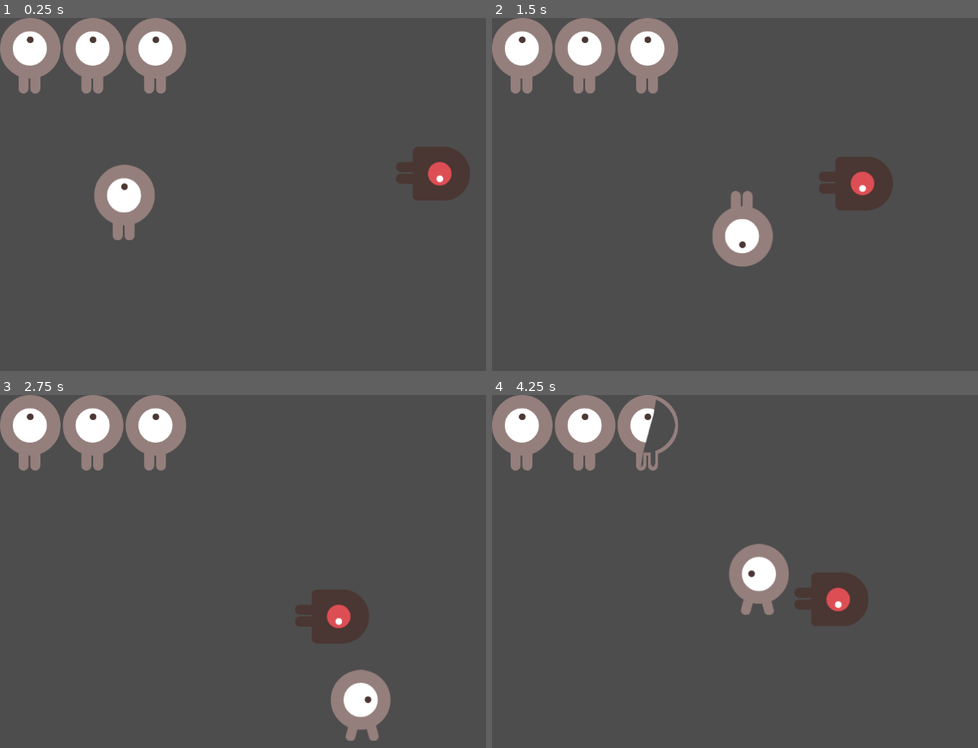
Above: before the commit, frames 1-4 (two rows, left to right).
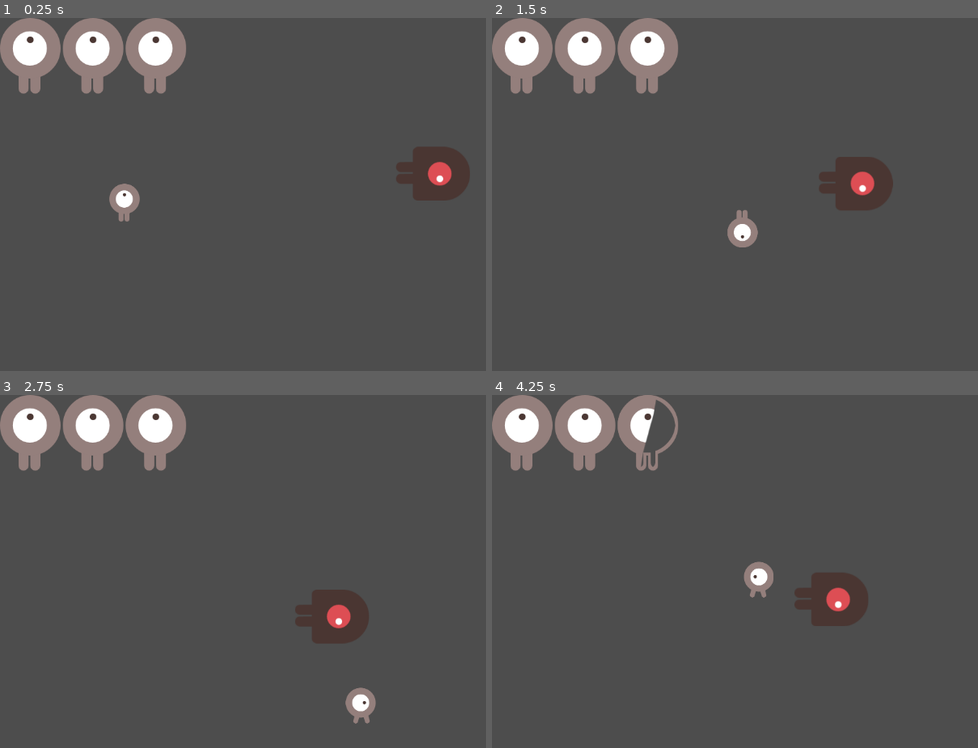
Above: after the commit, the same moments.

Repository: miyo6032/ProjectGodotWild63
Game: Godot game, scene res://prototype/scenes/main_prototype.tscn
Same seed, same stepped clock (60 frames per second), same inputs: the game is played once before the commit and once after it.
Inputs:
- Up to frame 1 (0.25 s): no input
- Up to frame 2 (1.5 s): tap Enter at 0.5 s; hold D (move_right) 0.53-1.28 s; tap Tab at 0.6, 1.35 s; hold S (move_down) from 1.28 s (still down)
- Up to frame 3 (2.75 s): release S (move_down) at 2.03 s; hold D (move_right) from 2.03 s (still down); tap Tab at 2.1 s
- Up to frame 4 (4.25 s): release D (move_right) at 2.78 s; hold W (move_up) 2.78-3.53 s; tap Tab at 2.85, 3.6 s; hold A (move_left) from 3.53 s (still down)

The runs differ from the first frame. In frame 1, 1.7% of the frame differs, in the area x 19-32%, y 41-63%; in frame 2, 1.7%; in frame 3, 1.7%; in frame 4, 1.7%.

Commit message:
new player and some more prototype art

Diff:
--- a/prototype/scenes/main_prototype.tscn
+++ b/prototype/scenes/main_prototype.tscn
@@ -15,6 +15,7 @@
 
 [node name="PrototypePlayer" parent="." instance=ExtResource("1_g5se6")]
 position = Vector2(222, 330)
+scale = Vector2(0.5, 0.5)
 
 [node name="PrototypeMob" parent="." node_paths=PackedStringArray("target") instance=ExtResource("3_gek6n")]
 position = Vector2(797, 276)
--- /dev/null
+++ b/scenes/Player.gd
@@ -0,0 +1,75 @@
+extends CharacterBody2D
+
+class_name Player
+
+signal on_end_invulnerability
+signal update_health(health, max_health)
+
+const STOP_LAG = 8.0
+const MOVE_LAG = 16.0
+const WALK_SPEED = 300.0
+
+@onready var damageable: Damageable = $Damageable
+@onready var animation_player: AnimationPlayer = $AnimationPlayer
+
+var movement_enabled = true
+var last_direction = Vector2.RIGHT
+
+func _process(_delta):
+    if not movement_enabled:
+        return
+
+    var direction = Input.get_vector("move_left", "move_right", "move_up", "move_down")
+
+    if direction.length() > 0:
+        $AnimatedSprite2D.animation = "walk"
+        $AnimatedSprite2D.play()
+        last_direction = direction
+    else:
+        $AnimatedSprite2D.stop()
+        $AnimatedSprite2D.animation = "idle"
+
+    if direction.x != 0:
+        $AnimatedSprite2D.flip_v = false
+        $AnimatedSprite2D.flip_h = direction.x < 0
+    # elif direction.y != 0:
+        # $AnimatedSprite2D.flip_v = direction.y > 0
+
+func _physics_process(delta):
+    var speed = WALK_SPEED
+
+    var direction = Input.get_vector("move_left", "move_right", "move_up", "move_down")
+    if movement_enabled and direction != Vector2.ZERO:
+        velocity = lerp(velocity, direction * speed, delta * MOVE_LAG)
+    else:
+        velocity = lerp(velocity, Vector2.ZERO, delta * STOP_LAG)
+
+    move_and_slide()
+
+@export var max_health = 6
+@export var health = 6
+
+func _ready():
+    update_health.emit(health, max_health)
+    GameConsole.console_opened.connect(disable_movement)
+    GameConsole.console_closed.connect(enable_movement)
+
+func disable_movement():
+    movement_enabled = false
+
+func enable_movement():
+    movement_enabled = true
+
+func _on_enemy_collision_detection_on_damage(damage_info):
+    print("player damaged" + str(damage_info))
+    damageable.invulnerable = true
+    animation_player.stop()
+    animation_player.play("hit")
+    health -= damage_info.damage
+    update_health.emit(health, max_health)
+    if health <= 0:
+        print("u died!")
+
+func end_invulnerability():
+    damageable.invulnerable = false
+    on_end_invulnerability.emit()
--- /dev/null
+++ b/scenes/player.tscn
@@ -0,0 +1,172 @@
+[gd_scene load_steps=19 format=3 uid="uid://bfellyq050wl2"]
+
+[ext_resource type="Script" path="res://scenes/Player.gd" id="1_ymphj"]
+[ext_resource type="Texture2D" uid="uid://cbxbj80ex1jk2" path="res://prototype2/art/ascetic.png" id="2_m4ij7"]
+[ext_resource type="Script" path="res://prototype/scenes/Damageable.gd" id="6_443uu"]
+
+[sub_resource type="AtlasTexture" id="AtlasTexture_dhsq8"]
+atlas = ExtResource("2_m4ij7")
+region = Rect2(9, 0, 9, 9)
+
+[sub_resource type="AtlasTexture" id="AtlasTexture_oekye"]
+atlas = ExtResource("2_m4ij7")
+region = Rect2(18, 0, 9, 9)
+
+[sub_resource type="AtlasTexture" id="AtlasTexture_50ob5"]
+atlas = ExtResource("2_m4ij7")
+region = Rect2(72, 0, 9, 9)
+
+[sub_resource type="AtlasTexture" id="AtlasTexture_4gij2"]
+atlas = ExtResource("2_m4ij7")
+region = Rect2(81, 0, 9, 9)
+
+[sub_resource type="AtlasTexture" id="AtlasTexture_s8g2n"]
+atlas = ExtResource("2_m4ij7")
+region = Rect2(0, 0, 9, 9)
+
+[sub_resource type="AtlasTexture" id="AtlasTexture_i4ucj"]
+atlas = ExtResource("2_m4ij7")
+region = Rect2(27, 0, 9, 9)
+
+[sub_resource type="AtlasTexture" id="AtlasTexture_3jael"]
+atlas = ExtResource("2_m4ij7")
+region = Rect2(36, 0, 9, 9)
+
+[sub_resource type="AtlasTexture" id="AtlasTexture_vt4ct"]
+atlas = ExtResource("2_m4ij7")
+region = Rect2(45, 0, 9, 9)
+
+[sub_resource type="AtlasTexture" id="AtlasTexture_gshlj"]
+atlas = ExtResource("2_m4ij7")
+region = Rect2(54, 0, 9, 9)
+
+[sub_resource type="AtlasTexture" id="AtlasTexture_7h8l8"]
+atlas = ExtResource("2_m4ij7")
+region = Rect2(63, 0, 9, 9)
+
+[sub_resource type="SpriteFrames" id="SpriteFrames_uo3ea"]
+animations = [{
+"frames": [{
+"duration": 1.0,
+"texture": SubResource("AtlasTexture_dhsq8")
+}, {
+"duration": 1.0,
+"texture": SubResource("AtlasTexture_oekye")
+}],
+"loop": true,
+"name": &"attack",
+"speed": 5.0
+}, {
+"frames": [{
+"duration": 1.0,
+"texture": SubResource("AtlasTexture_50ob5")
+}, {
+"duration": 1.0,
+"texture": SubResource("AtlasTexture_4gij2")
+}],
+"loop": true,
+"name": &"die",
+"speed": 5.0
+}, {
+"frames": [{
+"duration": 1.0,
+"texture": SubResource("AtlasTexture_s8g2n")
+}],
+"loop": true,
+"name": &"idle",
+"speed": 5.0
+}, {
+"frames": [{
+"duration": 1.0,
+"texture": SubResource("AtlasTexture_i4ucj")
+}, {
+"duration": 1.0,
+"texture": SubResource("AtlasTexture_3jael")
+}, {
+"duration": 1.0,
+"texture": SubResource("AtlasTexture_vt4ct")
+}, {
+"duration": 1.0,
+"texture": SubResource("AtlasTexture_gshlj")
+}, {
+"duration": 1.0,
+"texture": SubResource("AtlasTexture_7h8l8")
+}],
+"loop": true,
+"name": &"walk",
+"speed": 12.0
+}]
+
+[sub_resource type="CapsuleShape2D" id="CapsuleShape2D_4chyv"]
+radius = 53.0
+height = 128.0
+
+[sub_resource type="CapsuleShape2D" id="CapsuleShape2D_x1473"]
+radius = 49.0
+height = 126.0
+
+[sub_resource type="Animation" id="Animation_sl1sc"]
+resource_name = "hurt"
+length = 1.1
+step = 0.05
+tracks/0/type = "value"
+tracks/0/imported = false
+tracks/0/enabled = true
+tracks/0/path = NodePath(".:modulate")
+tracks/0/interp = 0
+tracks/0/loop_wrap = true
+tracks/0/keys = {
+"times": PackedFloat32Array(0, 0.0001, 0.1, 0.2, 0.3, 0.4, 0.5, 0.6, 0.7, 0.75, 0.8, 0.85, 0.9, 0.95, 1),
+"transitions": PackedFloat32Array(1, 1, 1, 1, 1, 1, 1, 1, 1, 1, 1, 1, 1, 1, 1),
+"update": 0,
+"values": [Color(1, 0, 0, 1), Color(1, 0, 0, 1), Color(1, 1, 1, 1), Color(1, 1, 1, 0), Color(1, 1, 1, 1), Color(1, 1, 1, 0), Color(1, 1, 1, 1), Color(1, 1, 1, 0), Color(1, 1, 1, 1), Color(1, 1, 1, 0), Color(1, 1, 1, 1), Color(1, 1, 1, 0), Color(1, 1, 1, 1), Color(1, 1, 1, 0), Color(1, 1, 1, 1)]
+}
+tracks/1/type = "method"
+tracks/1/imported = false
+tracks/1/enabled = true
+tracks/1/path = NodePath(".")
+tracks/1/interp = 1
+tracks/1/loop_wrap = true
+tracks/1/keys = {
+"times": PackedFloat32Array(1.1),
+"transitions": PackedFloat32Array(1),
+"values": [{
+"args": [],
+"method": &"end_invulnerability"
+}]
+}
+
+[sub_resource type="AnimationLibrary" id="AnimationLibrary_u2vl3"]
+_data = {
+"hit": SubResource("Animation_sl1sc")
+}
+
+[node name="Player" type="CharacterBody2D"]
+collision_layer = 0
+script = ExtResource("1_ymphj")
+metadata/_edit_group_ = true
+
+[node name="AnimatedSprite2D" type="AnimatedSprite2D" parent="."]
+texture_filter = 1
+scale = Vector2(10, 10)
+sprite_frames = SubResource("SpriteFrames_uo3ea")
+animation = &"walk"
+
+[node name="CollisionShape2D" type="CollisionShape2D" parent="."]
+shape = SubResource("CapsuleShape2D_4chyv")
+
+[node name="Damageable" type="Area2D" parent="."]
+collision_layer = 2
+collision_mask = 0
+monitoring = false
+script = ExtResource("6_443uu")
+
+[node name="CollisionShape2D" type="CollisionShape2D" parent="Damageable"]
+shape = SubResource("CapsuleShape2D_x1473")
+
+[node name="AnimationPlayer" type="AnimationPlayer" parent="."]
+libraries = {
+"": SubResource("AnimationLibrary_u2vl3")
+}
+
+[connection signal="on_damage" from="Damageable" to="." method="_on_enemy_collision_detection_on_damage"]
Binary file added: prototype2/art/Slash.png
Not shown, added: prototype2/art/Slash.png.import
Binary file added: prototype2/art/ascetic.png
Not shown, added: prototype2/art/ascetic.png.import
